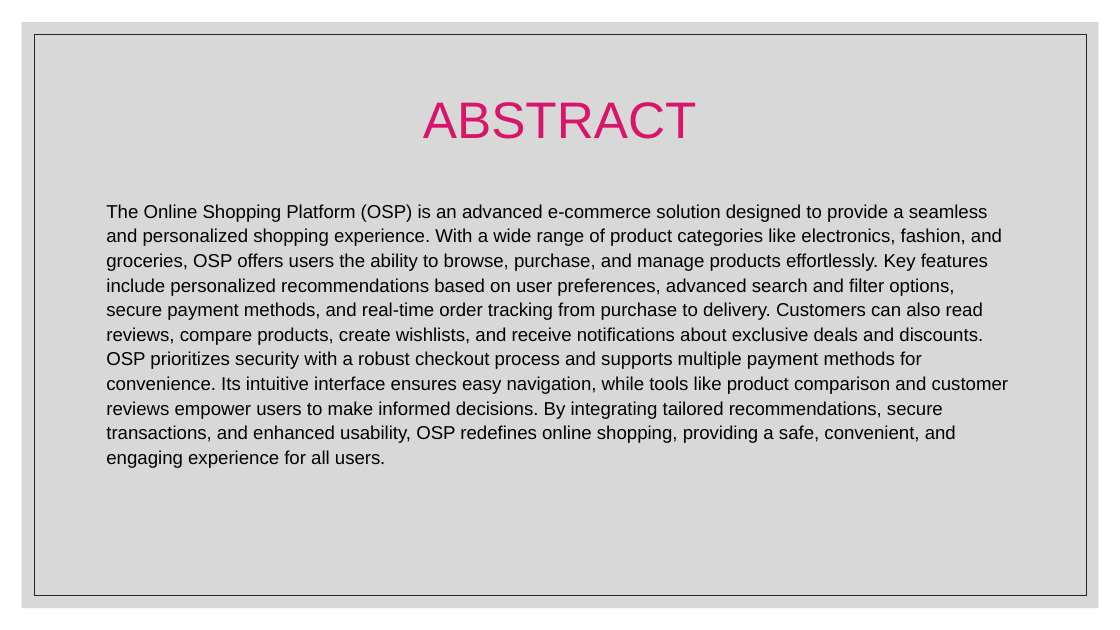
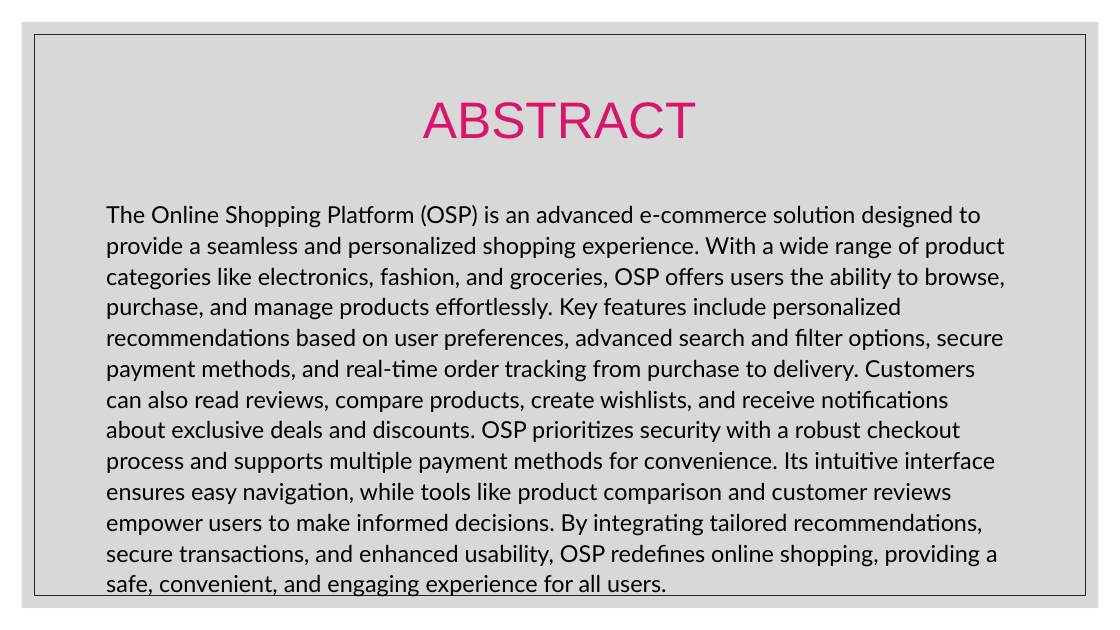
Before and after one commit to ajaykn04/SwiftBuy, a slide deck: slide 12 of The Future of Online Shopping.pptx. Drawn at 1120x630 pixels with LibreOffice and Linux fonts; fonts in the diff are those of the drawing. Boxes give left, top, right and bottom in pixels: in the first picture for what was removed or moved away, otherwise in the second. Text is boxed around its words. In the diff, an @@ line names an element or a change of style, - is before the commit and + after.

```diff
--- a/The Future of Online Shopping.pptx
+++ b/The Future of Online Shopping.pptx
@@ rectangle at [34, 34, 1086, 596]: outline #262626 0.5 pt to #262626 0.51 pt @@
@@ text "The Online Shopping Platform (OSP) ..." at [106, 205, 1005, 597]: size 16 to 20 pt, font Arial to Lato; size 15 to 20 pt in "users." @@
```
Also in this commit, not shown: 14 other slides changed, 4 slides added, 2 slides removed.
